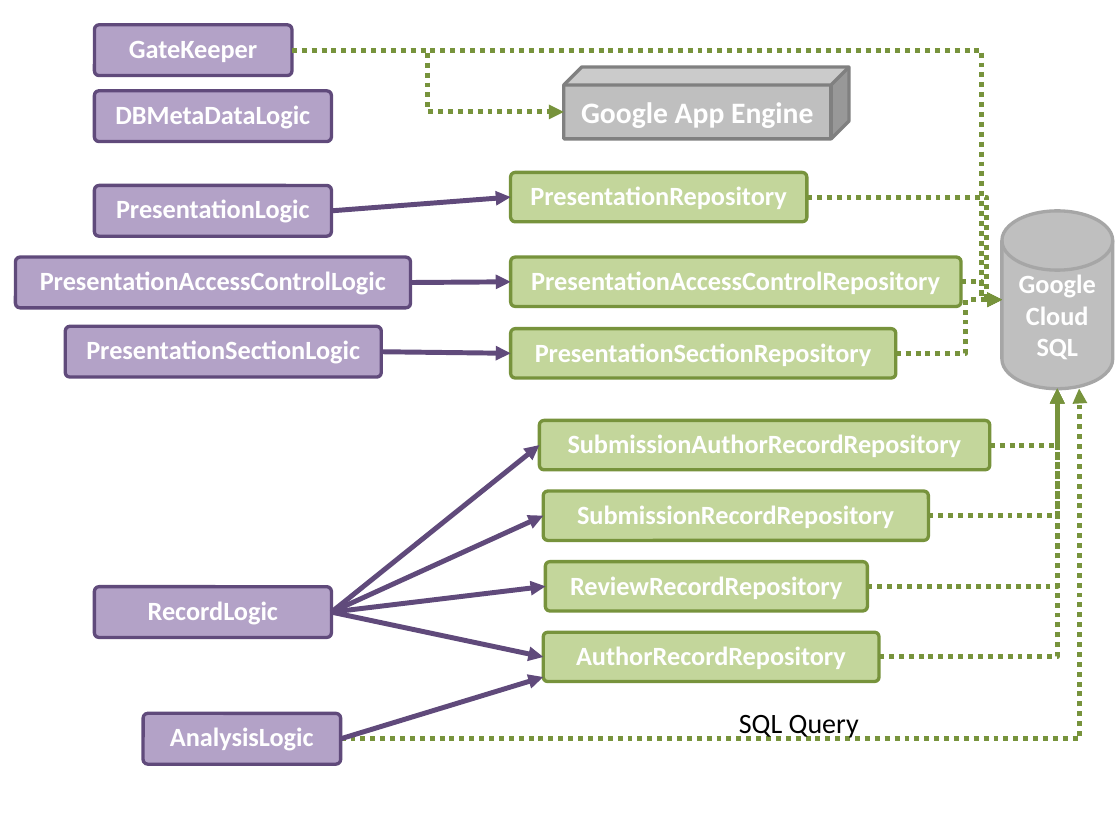
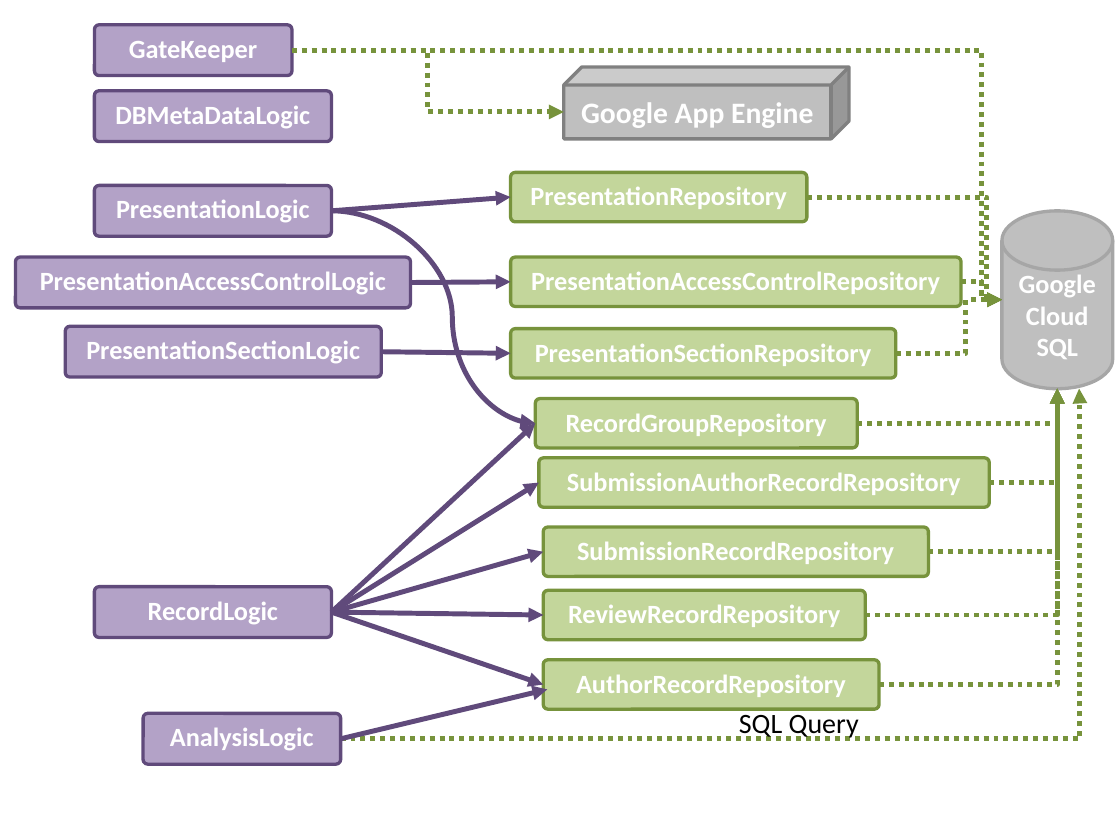
Before and after one commit to JonathanLeeWH/chairvise3, a slide deck: slide 1 of images/backendStorageOverview.pptx. Drawn at 1120x817 pixels with LibreOffice and Linux fonts; fonts in the diff are those of the drawing. Boxes give left, top, right and bottom in pixels: in the first picture for what was removed or moved away, otherwise in the second. Text is boxed around its words. In the diff, an @@ line names an element or a change of style, - is before the commit and + after.

Commit message:
Update the diagrams for record group

```diff
--- a/images/backendStorageOverview.pptx
+++ b/images/backendStorageOverview.pptx
@@ curved arrow added from (332, 211) to (536, 423), #604A7B 3 pt @@
@@ elbow arrow added from (857, 423) to (1057, 389), #77933C 3 pt dashed @@
@@ elbow arrow moved from (868, 587) - (1057, 389) to (865, 615) - (1057, 389) @@
@@ elbow arrow moved from (879, 657) - (1057, 389) to (879, 684) - (1057, 389) @@
@@ elbow arrow moved from (928, 516) - (1057, 389) to (928, 551) - (1057, 389) @@
@@ elbow arrow moved from (990, 444) - (1057, 389) to (990, 482) - (1057, 389) @@
@@ rounded rectangle added at [536, 398, 858, 448], fill #C3D69B, outline #77933C 2 pt, 16 pt, text #FFFFFF, bold @@
+RecordGroupRepository
@@ arrow added from (332, 612) to (536, 423), #604A7B 3 pt @@
@@ rounded rectangle "SubmissionAuthorRecordRepository": place and size @@
-rounded rectangle "SubmissionAuthorRecordRepository" at [539, 421, 990, 471]
+rounded rectangle "SubmissionAuthorRecordRepository" at [539, 457, 990, 507]
@@ arrow moved from (332, 612) - (539, 444) to (332, 612) - (539, 482) @@
@@ rounded rectangle "SubmissionRecordRepository": place and size @@
-rounded rectangle "SubmissionRecordRepository" at [543, 491, 928, 540]
+rounded rectangle "SubmissionRecordRepository" at [543, 527, 928, 577]
@@ arrow moved from (332, 612) - (543, 516) to (332, 612) - (543, 551) @@
@@ rounded rectangle "ReviewRecordRepository": place and size @@
-rounded rectangle "ReviewRecordRepository" at [545, 562, 868, 612]
+rounded rectangle "ReviewRecordRepository" at [543, 590, 865, 640]
@@ arrow moved from (332, 612) - (543, 657) to (332, 612) - (543, 684) @@
@@ arrow moved from (332, 612) - (545, 587) to (332, 612) - (543, 615) @@
@@ rounded rectangle "AuthorRecordRepository": place and size @@
-rounded rectangle "AuthorRecordRepository" at [543, 632, 878, 681]
+rounded rectangle "AuthorRecordRepository" at [543, 659, 878, 709]
@@ arrow moved from (340, 738) - (543, 677) to (340, 738) - (548, 689) @@
```
Also in this commit, not shown: 5 other files.
